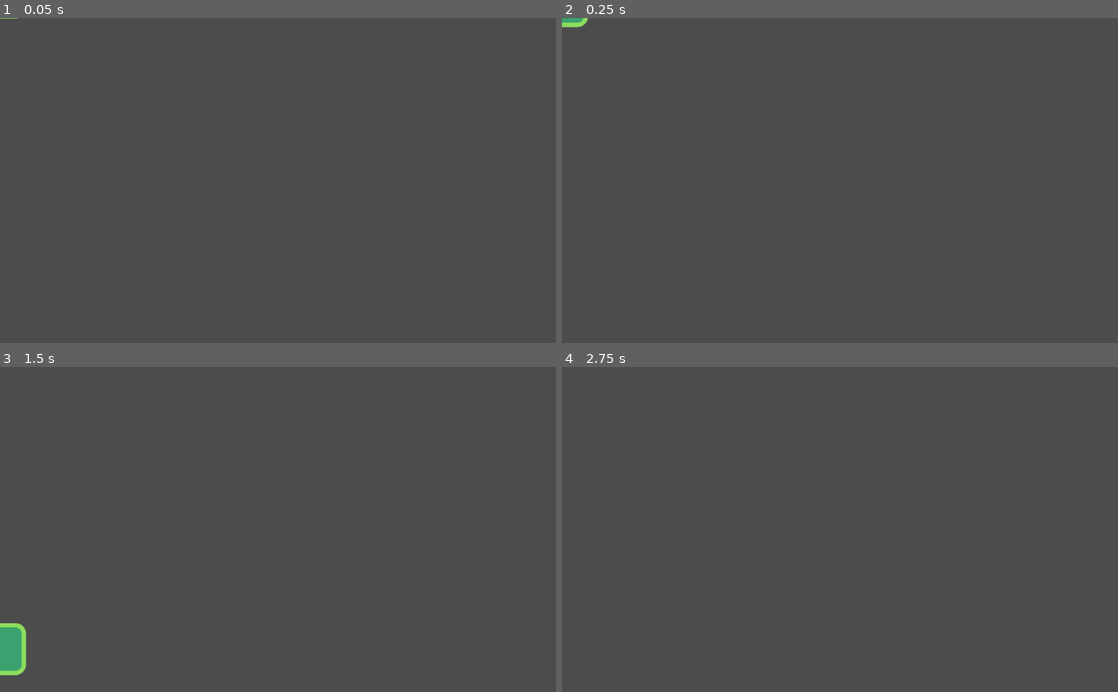
Above: before the commit, frames 1-4 (two rows, left to right).
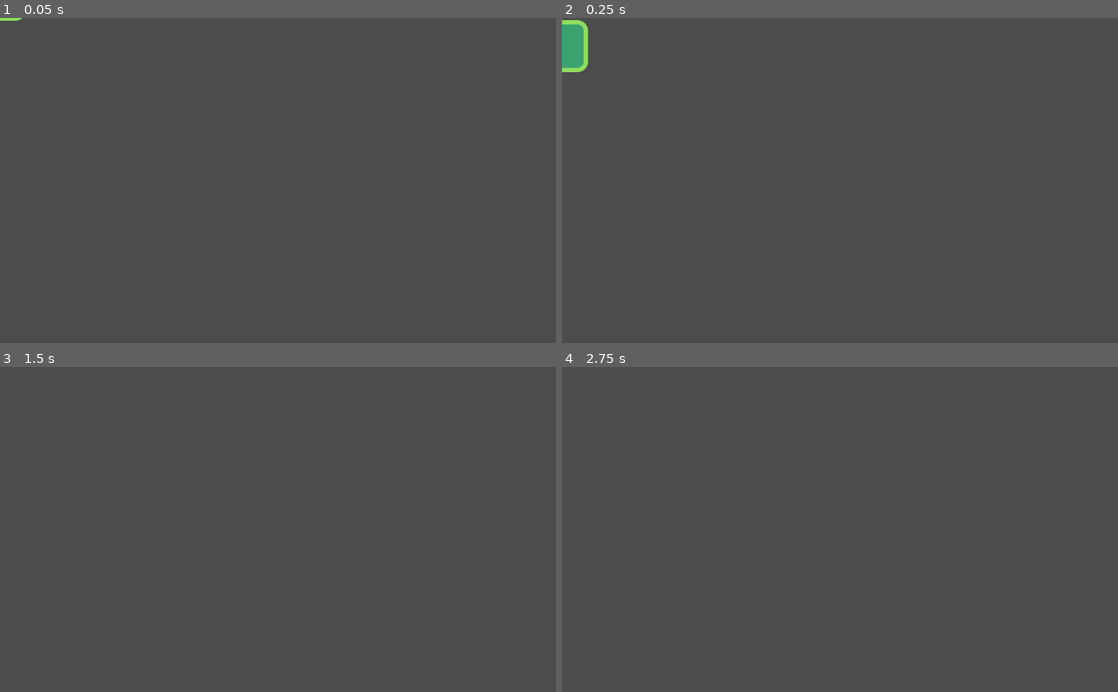
Above: after the commit, the same moments.

Repository: melissaho97/game_jam_2020
Game: Godot game, scene res://Scences/DogWalking/Actors/PlayerAndDog.tscn
Same seed, same stepped clock (60 frames per second), same inputs: the game is played once before the commit and once after it.
Inputs:
- Up to frame 1 (0.05 s): no input
- Up to frame 2 (0.25 s): no input
- Up to frame 3 (1.5 s): hold Right (move_right) from 0.53 s (still down); tap Up (move_up) at 0.6, 0.77, 1.07, 1.35 s
- Up to frame 4 (2.75 s): tap Up (move_up) at 1.52, 1.82, 2.1 s; tap Enter at 2 s; release Right (move_right) at 2.03 s; hold Left (move_left) from 2.03 s (still down)

The runs differ from the first frame. In frame 1, less than 0.1% of the frame differs, in the area x 0-4%, y 0-1%; in frame 2, 0.7%, in the area x 0-5%, y 0-17%; in frame 3, 0.7%; in frame 4, nothing differs.

Commit message:
Character now moves and jumps

Diff:
--- a/Godot New Project/Scences/DogWalking/Actors/Actor.gd
+++ b/Godot New Project/Scences/DogWalking/Actors/Actor.gd
@@ -9,8 +9,9 @@
 var velocity: = Vector2.ZERO
 # Called when the node enters the scene tree for the first time.
 func _physics_process(delta: float) -> void:
-	velocity.y += gravity * delta
-	velocity = move_and_slide(velocity)
+	#velocity.y += gravity * delta
+	#velocity = move_and_slide(velocity)
+	return
 
 #velocity.y = max(velocity.y, speed.y)
 # Called every frame. 'delta' is the elapsed time since the previous frame.
--- a/Godot New Project/Scences/DogWalking/Actors/PlayerAndDog.gd
+++ b/Godot New Project/Scences/DogWalking/Actors/PlayerAndDog.gd
@@ -7,9 +7,29 @@
 
 
 # Called when the node enters the scene tree for the first time.
-func _ready():
-	pass # Replace with function body.
+func _physics_process(delta: float) -> void:
+	var direction: = get_direction()
+	velocity = calculate_move_velocity(velocity, direction, speed)
+	velocity = move_and_slide(velocity, Vector2.UP)
 
+func get_direction() -> Vector2:
+	return Vector2(
+		Input.get_action_strength("move_right") - Input.get_action_strength("move_left"),
+		-1.0 if Input.is_action_just_pressed("move_up") and is_on_floor() else 1.0
+		)
+
+func calculate_move_velocity(
+		linear_velocity: Vector2,
+		direction: Vector2,
+		speed: Vector2
+	) -> Vector2:
+
+	var new_velocity: = linear_velocity
+	new_velocity.x = speed.x * direction.x
+	new_velocity.y += gravity * get_physics_process_delta_time()
+	if direction.y == -1.0:
+		new_velocity.y = speed.y * direction.y
+	return new_velocity
 
 # Called every frame. 'delta' is the elapsed time since the previous frame.
 #func _process(delta):
--- a/Godot New Project/Scences/DogWalking/Actors/PlayerAndDog.tscn
+++ b/Godot New Project/Scences/DogWalking/Actors/PlayerAndDog.tscn
@@ -9,7 +9,6 @@
 [node name="Player" type="KinematicBody2D"]
 collision_mask = 8
 script = ExtResource( 2 )
-gravity = 500.0
 
 [node name="PlayerAndDog" type="Sprite" parent="."]
 position = Vector2( 0, -48 )
--- a/Godot New Project/Scences/DogWalking/DogWalking.tscn
+++ b/Godot New Project/Scences/DogWalking/DogWalking.tscn
@@ -28,6 +28,8 @@
 
 [node name="Player" parent="." instance=ExtResource( 2 )]
 position = Vector2( 483, 181 )
+speed = Vector2( 500, 500 )
+gravity = 1500.0
 
 [node name="TileMap" type="TileMap" parent="."]
 tile_set = SubResource( 2 )
